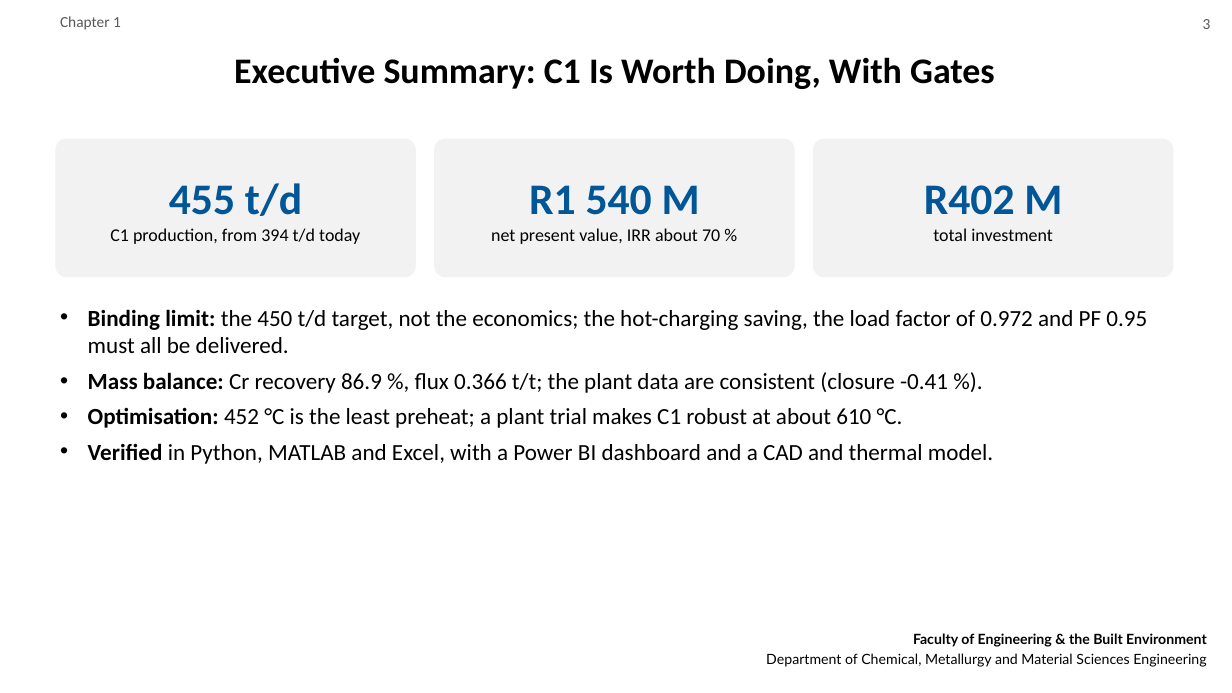
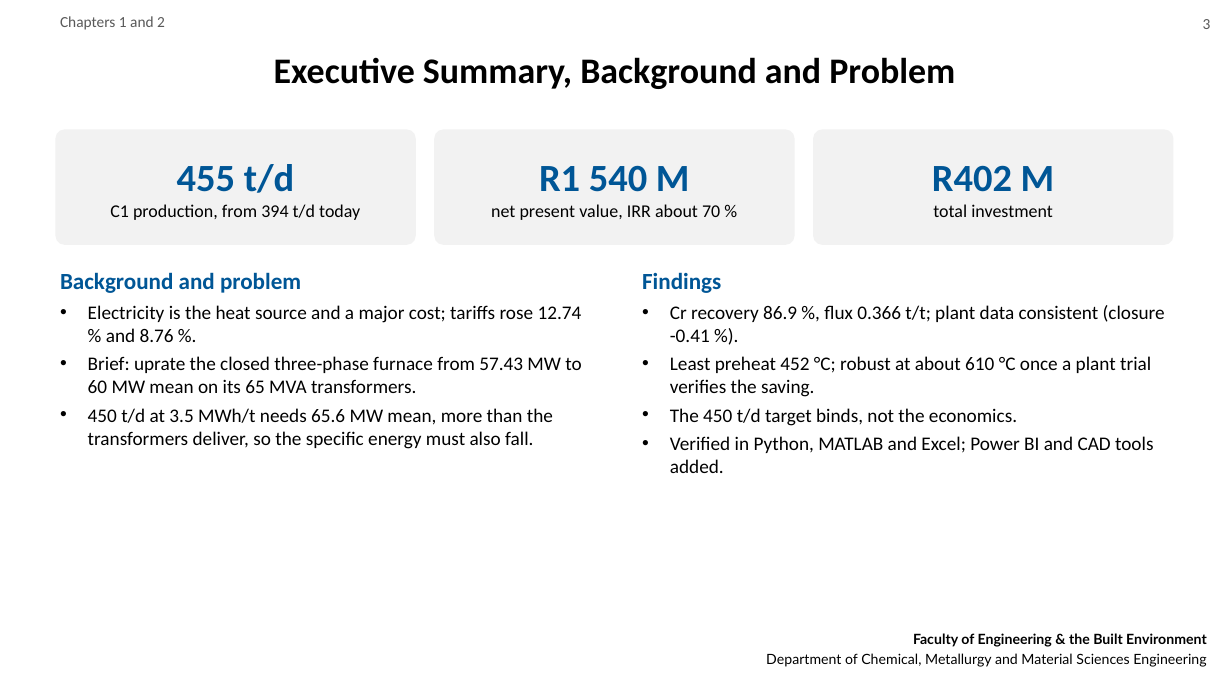
Before and after one commit to motsemmetebogo6-blip/START-UP, a slide deck: slide 3 of deliverables/MPG118S_Final_Presentation.pptx. Drawn at 1232x693 pixels with LibreOffice and Linux fonts; fonts in the diff are those of the drawing; background and template pictures are left out. Boxes give left, top, right and bottom in pixels: in the first picture for what was removed or moved away, otherwise in the second. Text is boxed around its words. In the diff, an @@ line names an element or a change of style, - is before the commit and + after.

```diff
--- a/deliverables/MPG118S_Final_Presentation.pptx
+++ b/deliverables/MPG118S_Final_Presentation.pptx
@@ text at [60, 16, 165, 30]: text changed @@
-Chapter 1
+Chapters 1 and 2
@@ title at [274, 57, 955, 89]: text changed @@
-Executive Summary: C1 Is Worth Doing, With Gates
+Executive Summary, Background and Problem
@@ rounded rectangle "455 t/d": place and size @@
-rounded rectangle "455 t/d" at [55, 139, 416, 277]
+rounded rectangle "455 t/d" at [55, 129, 416, 245]
@@ rounded rectangle "R1 540 M": place and size @@
-rounded rectangle "R1 540 M" at [434, 139, 795, 277]
+rounded rectangle "R1 540 M" at [434, 129, 795, 245]
@@ rounded rectangle "R402 M": place and size @@
-rounded rectangle "R402 M" at [813, 139, 1174, 277]
+rounded rectangle "R402 M" at [813, 129, 1174, 245]
@@ text in rounded rectangle at [177, 164, 294, 193]: size 34 to 30 pt in "455 t/d" @@
@@ text in rounded rectangle at [539, 165, 690, 192]: size 34 to 30 pt in "R1 540 M" @@
@@ text in rounded rectangle at [932, 165, 1055, 192]: size 34 to 30 pt in "R402 M" @@
@@ text at [60, 272, 582, 449]: text changed; size 18 to 15 pt @@
-• Binding limit: the 450 t/d target, not the economics; the hot-charging saving, the load factor of 0.972 and PF 0.95 must all be delivered.
-• Mass balance: Cr recovery 86.9 %, flux 0.366 t/t; the plant data are consistent (closure -0.41 %).
-• Optimisation: 452 °C is the least preheat; a plant trial makes C1 robust at about 610 °C.
-• Verified in Python, MATLAB and Excel, with a Power BI dashboard and a CAD and thermal model.
+Background and problem
+• Electricity is the heat source and a major cost; tariffs rose 12.74 % and 8.76 %.
+• Brief: uprate the closed three-phase furnace from 57.43 MW to 60 MW mean on its 65 MVA transformers.
+• 450 t/d at 3.5 MWh/t needs 65.6 MW mean, more than the transformers deliver, so the specific energy must also fall.
@@ text added at [642, 272, 1165, 473], 15 pt, text #000000 @@
+Findings
+• Cr recovery 86.9 %, flux 0.366 t/t; plant data consistent (closure -0.41 %).
+• Least preheat 452 °C; robust at about 610 °C once a plant trial verifies the saving.
+• The 450 t/d target binds, not the economics.
+• Verified in Python, MATLAB and Excel; Power BI and CAD tools added.
```
Also in this commit, not shown: 16 other slides changed, 4 slides added, 30 slides removed, 3 other files.
